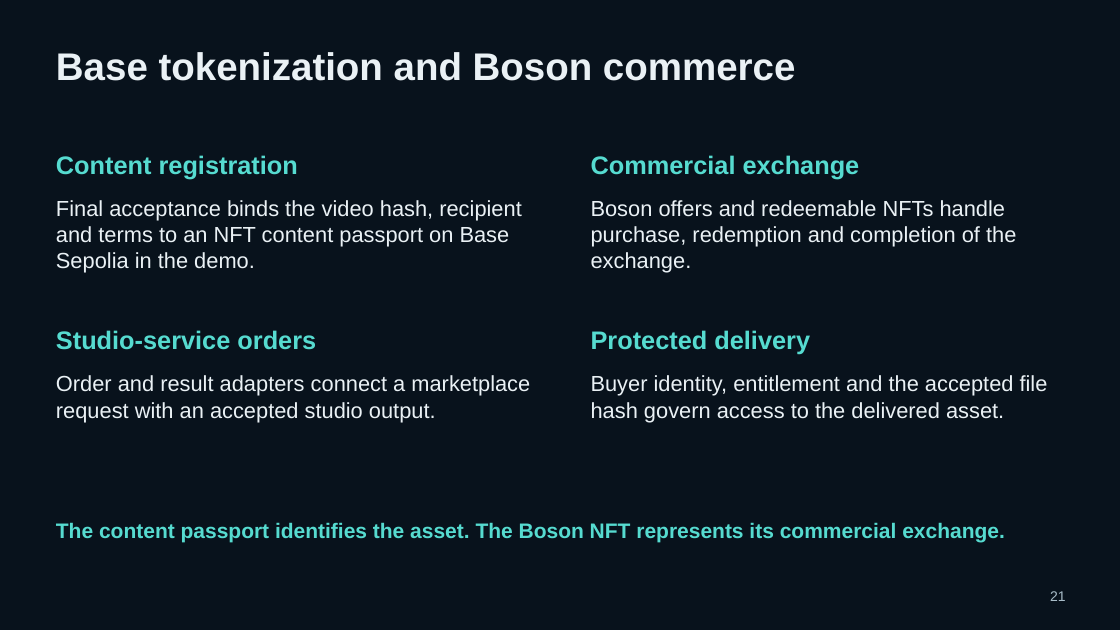
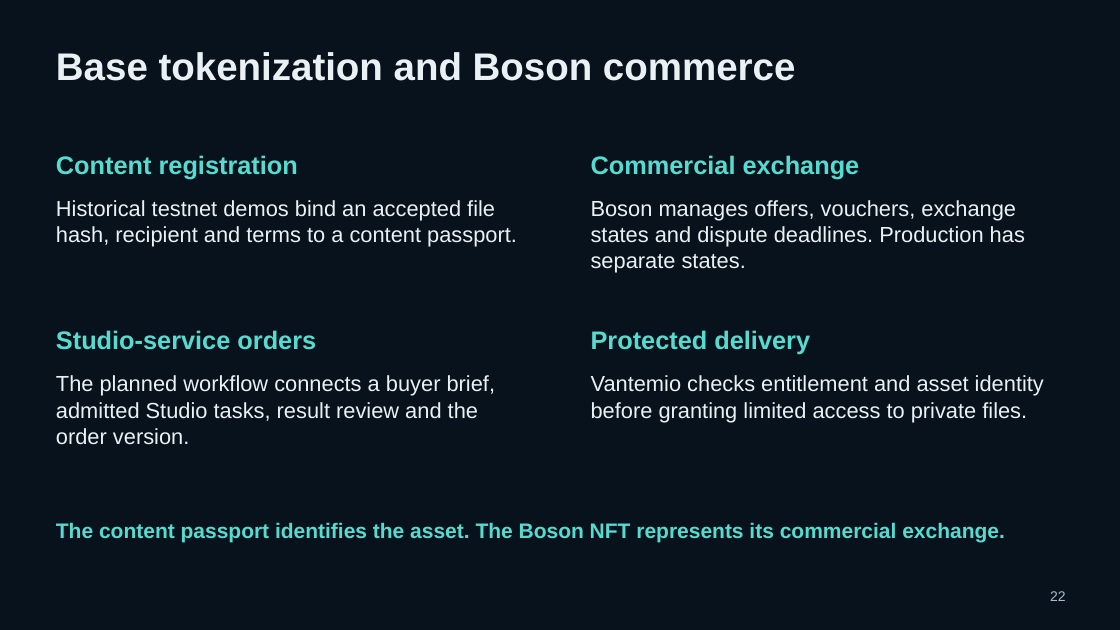
Before and after one commit to pavlichuckcrypt-maker/Vantemio, a slide deck: slide 22 of docs/pitch/Vantemio_Presentation_2026-10-05.pptx (slide 21 before the commit). Drawn at 1120x630 pixels with LibreOffice and Linux fonts; fonts in the diff are those of the drawing. Boxes give left, top, right and bottom in pixels: in the first picture for what was removed or moved away, otherwise in the second. Text is boxed around its words. In the diff, an @@ line names an element or a change of style, - is before the commit and + after.

Commit message:
Update Vantemio pitch and funding scenarios
8 October 2026 presentation: current development status, deployment profiles, Market service acceptance, Donations and planned AI avatars, $150k solo / $400k team funding and DGX Spark AI offload. Preserve stable pitch paths. Expected performance improvements are validation targets.

```diff
--- a/docs/pitch/Vantemio_Presentation_2026-10-05.pptx
+++ b/docs/pitch/Vantemio_Presentation_2026-10-05.pptx
@@ text at [56,200,517,247]: text changed @@
-Final acceptance binds the video hash, recipient and terms to an NFT content passport on Base Sepolia in the demo.
+Historical testnet demos bind an accepted file hash, recipient and terms to a content passport.
@@ text at [591,200,1025,273]: text changed @@
-Boson offers and redeemable NFTs handle purchase, redemption and completion of the exchange.
+Boson manages offers, vouchers, exchange states and dispute deadlines. Production has separate states.
@@ text at [56,375,495,445]: text changed @@
-Order and result adapters connect a marketplace request with an accepted studio output.
+The planned workflow connects a buyer brief, admitted Studio tasks, result review and the order version.
@@ text at [591,375,1044,422]: text changed @@
-Buyer identity, entitlement and the accepted file hash govern access to the delivered asset.
+Vantemio checks entitlement and asset identity before granting limited access to private files.
@@ text at [1050,591,1066,601]: text changed @@
-21
+22
```
Also in this commit, not shown: 27 other slides changed, 8 slides added, 5 slides removed, 1 other file.
